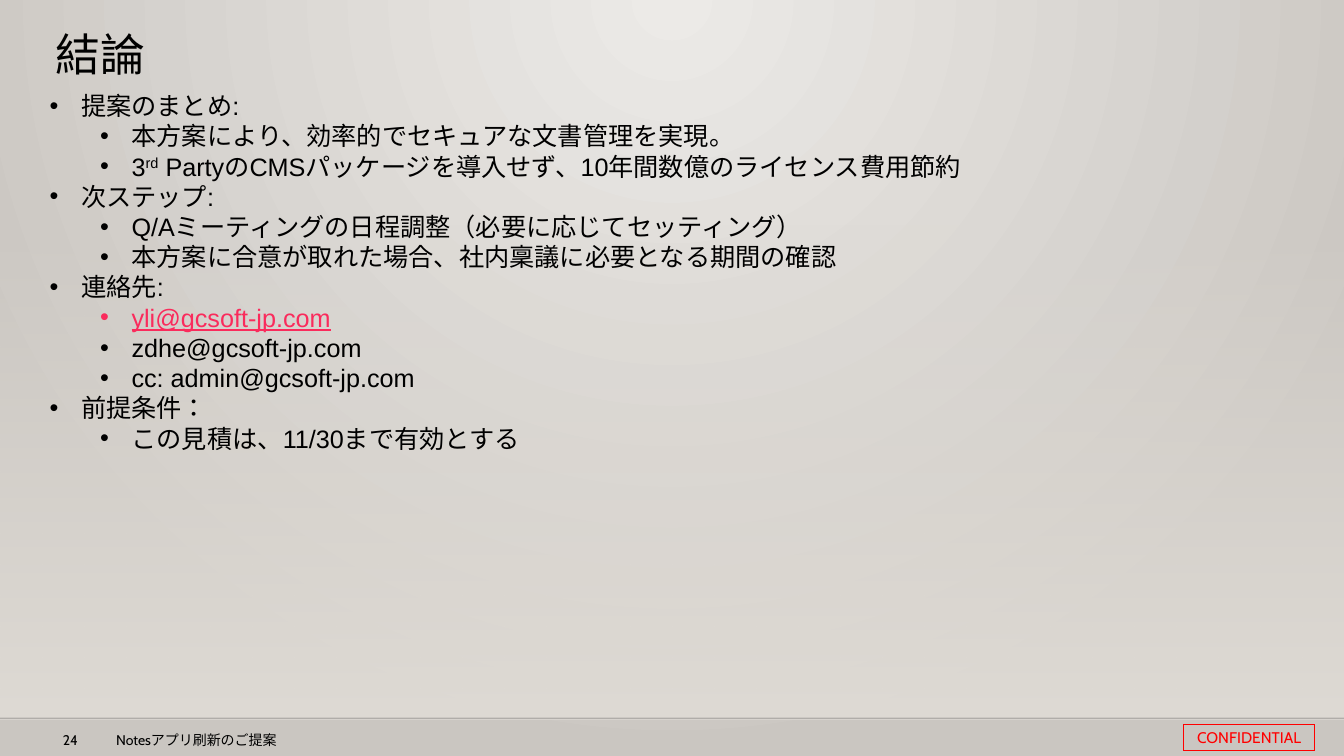
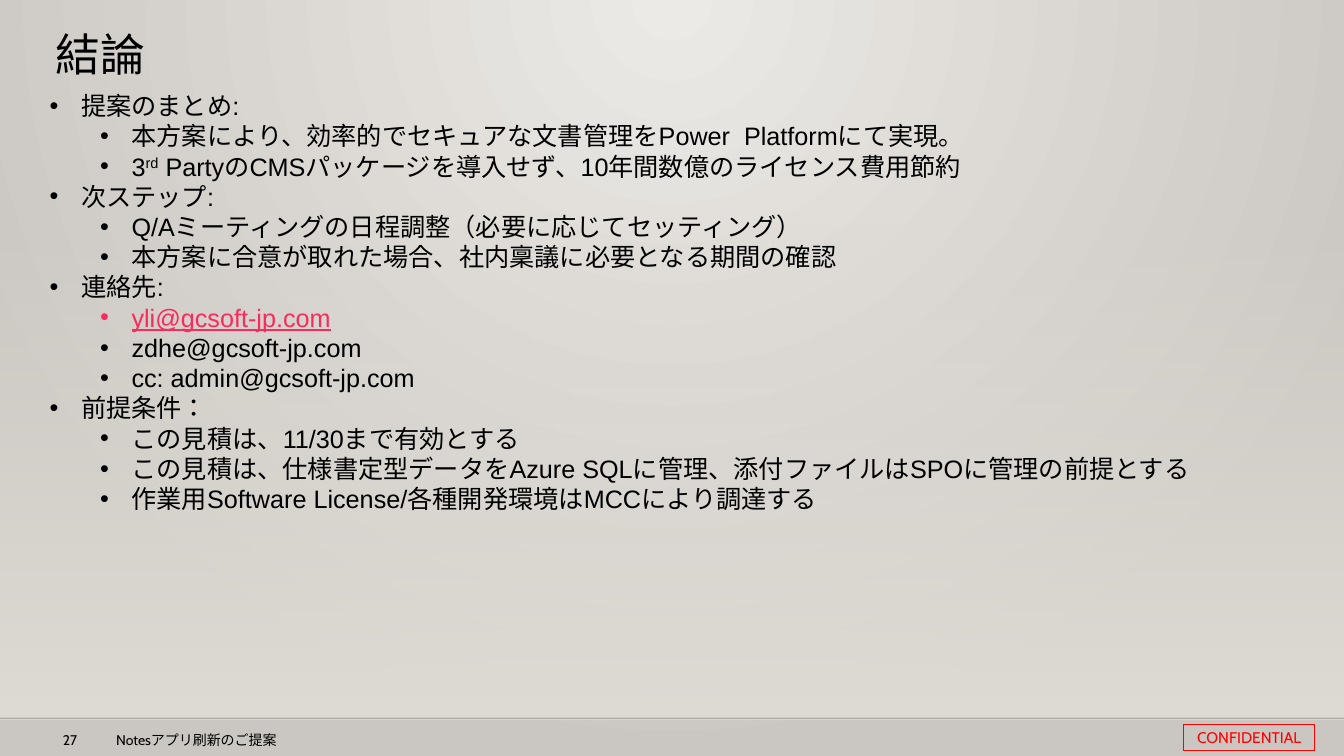
Before and after one commit to 0494938/Notes--CMS-Online, a slide deck: slide 27 of Notesアプリ刷新プロジェクト提案見積もり.v3.pptx (slide 24 before the commit). Drawn at 1344x756 pixels with LibreOffice and Linux fonts; fonts in the diff are those of the drawing; background and template pictures are left out. Boxes give left, top, right and bottom in pixels: in the first picture for what was removed or moved away, otherwise in the second. Text is boxed around its words. In the diff, an @@ line names an element or a change of style, - is before the commit and + after.

```diff
--- a/Notesアプリ刷新プロジェクト提案見積もり.v3.pptx
+++ b/Notesアプリ刷新プロジェクト提案見積もり.v3.pptx
@@ text at (x1=132, y1=123, x2=964, y2=147): text changed @@
-  • 本方案により、効率的でセキュアな文書管理を実現。
+  • 本方案により、効率的でセキュアな文書管理をPower Platformにて実現。
@@ text at (x1=132, y1=456, x2=1189, y2=510): paragraphs added @@
+  • この見積は、仕様書定型データをAzure SQLに管理、添付ファイルはSPOに管理の前提とする
+  • 作業用Software License/各種開発環境はMCCにより調達する
@@ page number at (x1=63, y1=735, x2=77, y2=745): text changed @@
-24
+27
```
Also in this commit, not shown: 9 other slides changed, 2 slides added, 12 slides removed.
